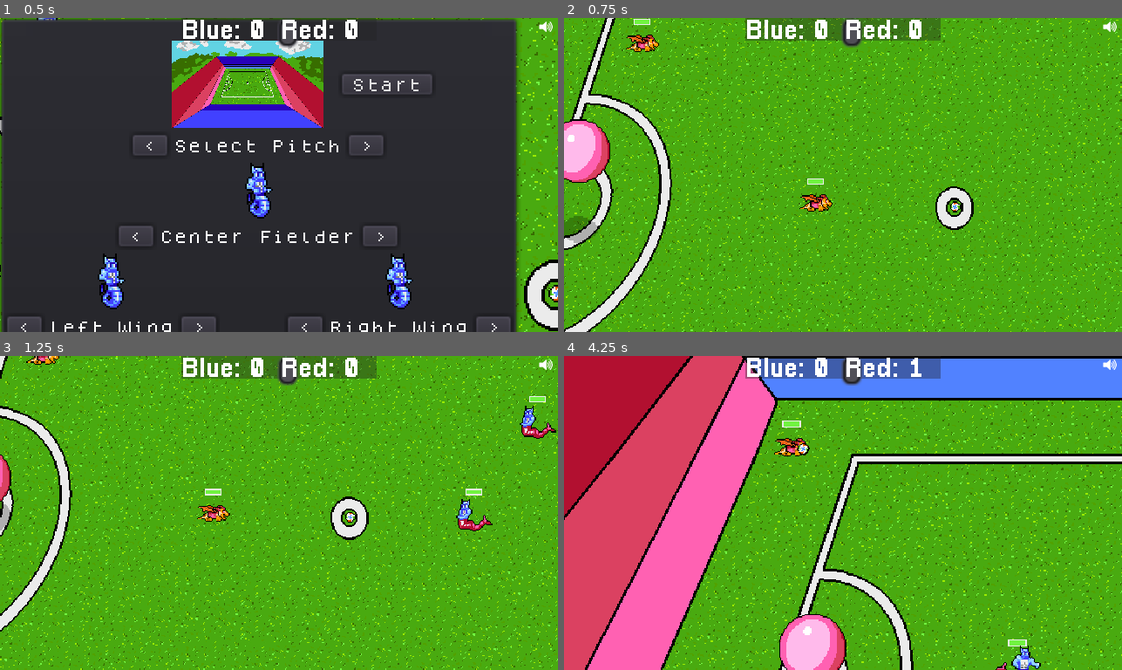
Above: before the commit, frames 1-4 (two rows, left to right).
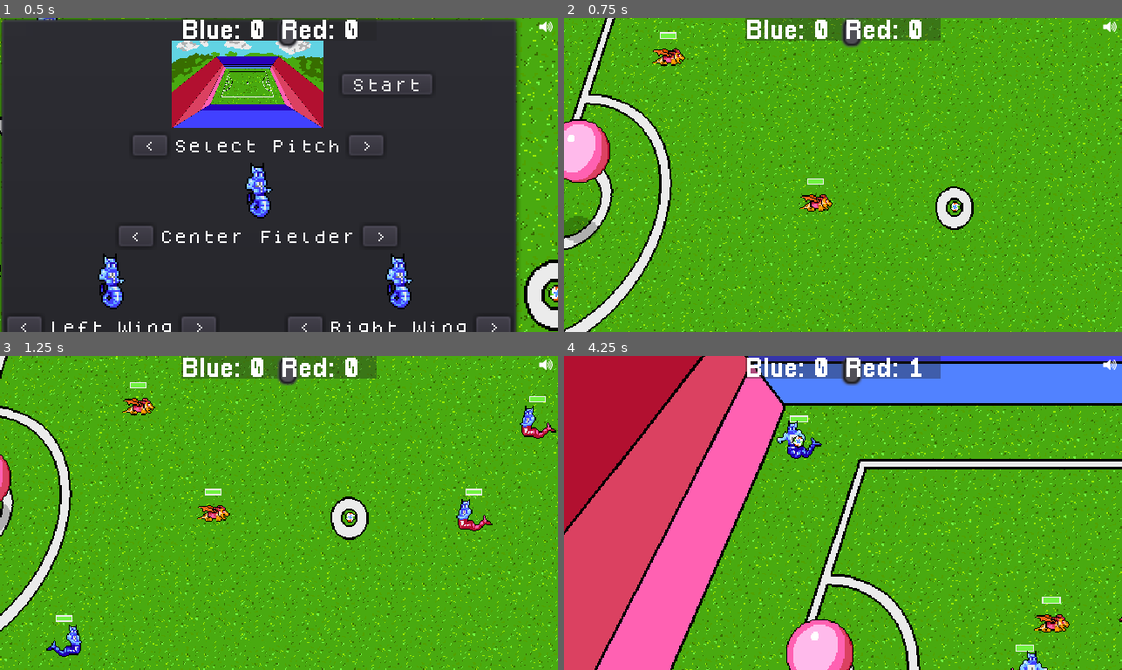
Above: after the commit, the same moments.

Repository: gamkedo-la/Elementaball
Game: Godot game, scene res://Node2D.tscn
Same seed, same stepped clock (60 frames per second), same inputs: the game is played once before the commit and once after it.
Inputs:
- Up to frame 1 (0.5 s): no input
- Up to frame 2 (0.75 s): click "Start" at 0.5 s
- Up to frame 3 (1.25 s): no input
- Up to frame 4 (4.25 s): hold Right (ui_right) 1.28-2.03 s; hold Down (ui_down) 2.03-2.78 s; hold Right (ui_right) 2.78-3.53 s; hold Up (ui_up) from 3.53 s (still down)

Frame 1 is identical in both runs. In frame 2, 0.6% of the frame differs, in the area x 11-22%, y 0-16%; in frame 3, 0.7%; in frame 4, 22%, in the area x 0-100%, y 0-100%.

Commit message:
Fixed character control bug

Diff:
--- a/Node2D.tscn
+++ b/Node2D.tscn
@@ -101,6 +101,7 @@
 [node name="Main" type="Node2D"]
 
 [node name="Player" parent="." instance=ExtResource( 1 )]
+inPossession = false
 
 [node name="AnimationTree" parent="Player" index="1"]
 parameters/playback = SubResource( 1 )
@@ -111,6 +112,8 @@
 
 [node name="Player2" parent="." instance=ExtResource( 1 )]
 position = Vector2( -131.756, -84.6172 )
+controlling = false
+inPossession = false
 fieldPosition = "PlayerLeft"
 
 [node name="AnimationTree" parent="Player2" index="1"]
@@ -122,6 +125,8 @@
 
 [node name="Player3" parent="." instance=ExtResource( 1 )]
 position = Vector2( -221.153, 231.049 )
+controlling = false
+inPossession = false
 fieldPosition = "PlayerRight"
 starting_stats = ExtResource( 10 )
 
@@ -152,7 +157,7 @@
 z_index = 3
 frames = SubResource( 8 )
 animation = "water ball"
-frame = 2
+frame = 3
 playing = true
 script = ExtResource( 16 )
 
